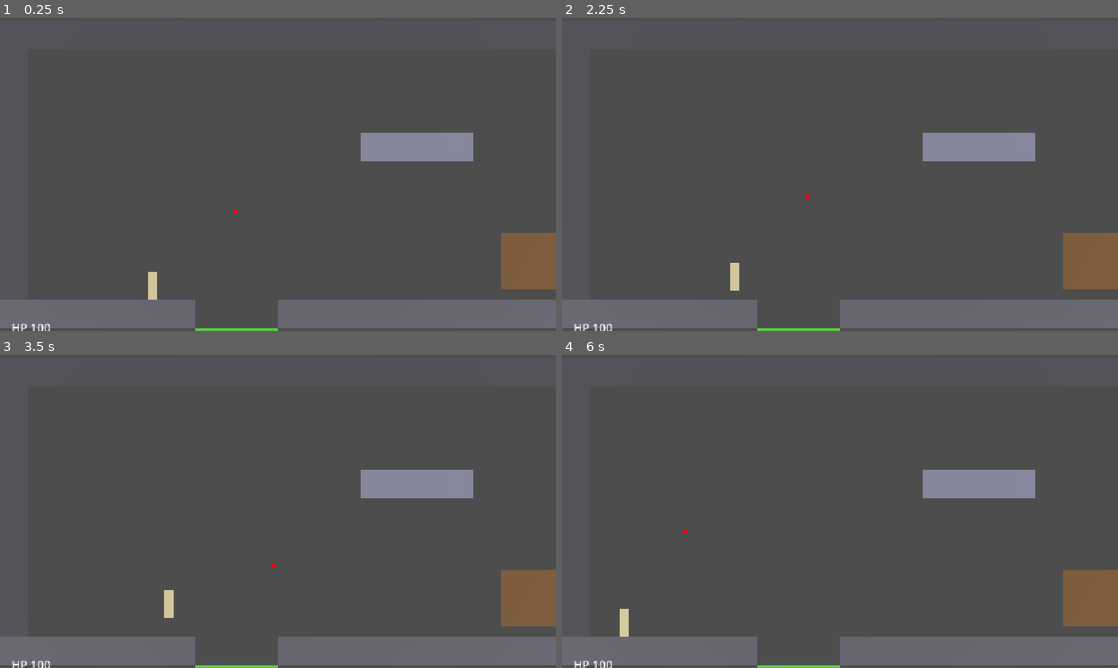
Above: before the commit, frames 1-4 (two rows, left to right).
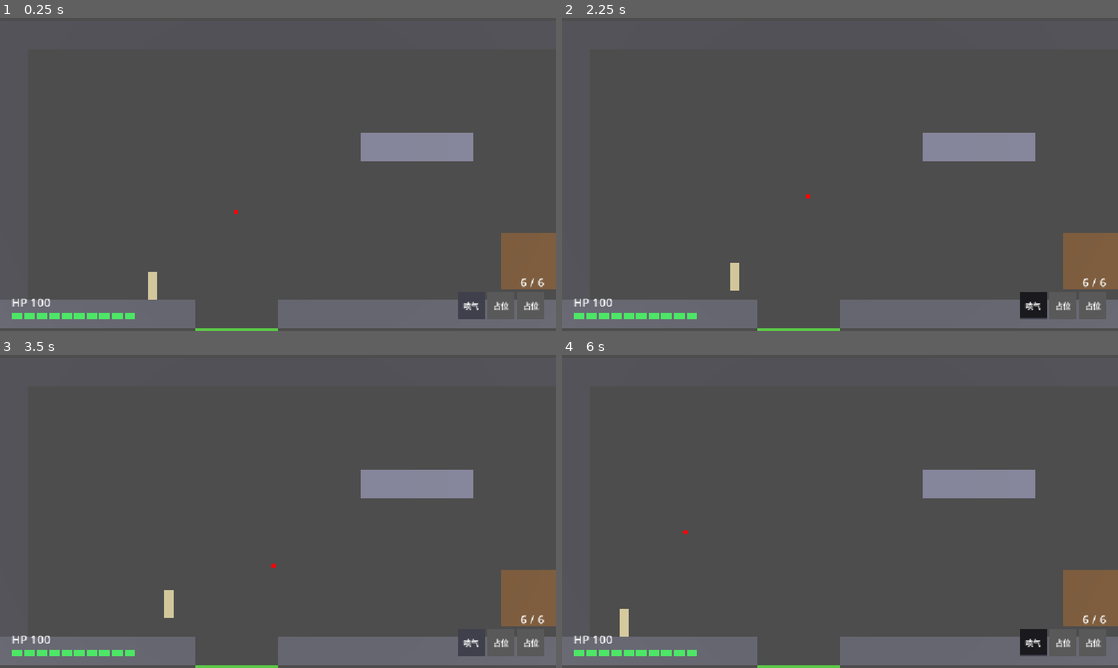
Above: after the commit, the same moments.

Repository: redleaf05812/yx01-prototype
Game: Godot game, scene res://scenes/room_01.tscn
Same seed, same stepped clock (60 frames per second), same inputs: the game is played once before the commit and once after it.
Inputs (mouse positions are in pixels of both pictures, inside the frame that each line leads up to):
- Up to frame 1 (0.25 s): no input
- Up to frame 2 (2.25 s): tap Enter at 0.5 s; move the mouse to (962, 158) at 0.52 s; hold D (move_right) 0.53-1.28 s; hold C (crouch) 0.53-1.28 s; tap Space (jump) at 0.77, 1.52 s; move the mouse to (728, 190) at 1.27 s; hold A (move_left) 1.28-2.03 s; tap T (grapple) at 1.35 s; move the mouse to (895, 105) at 2.02 s; hold D (move_right) from 2.03 s (still down); tap Ctrl (jet) at 2.1 s
- Up to frame 3 (3.5 s): keep holding D (move_right); move the mouse to (250, 574) at 2.77 s; tap Z (prone) at 2.85 s; tap Space (jump) at 3.02 s
- Up to frame 4 (6 s): move the mouse to (1006, 558) at 3.52 s; release D (move_right) at 3.53 s; hold Shift (run) 3.53-4.28 s; hold A (move_left) 3.53-5.78 s; tap Space (jump) at 3.77, 4.52 s; move the mouse to (673, 464) at 4.27 s; tap C (crouch) at 4.35 s; move the mouse to (867, 511) at 5.02 s; tap T (grapple) at 5.1 s; move the mouse to (756, 433) at 5.77 s; hold D (move_right) from 5.78 s (still down); tap Ctrl (jet) at 5.85 s

The runs differ from the first frame. In frame 1, 1.5% of the frame differs, in the area x 2-98%, y 83-100%; in frame 2, 1.6%; in frame 3, 1.5%; in frame 4, 1.6%.

Commit message:
HUD: grow boxes upward from bottom edge so battery/slots stay on screen

Diff:
--- a/scripts/hud.gd
+++ b/scripts/hud.gd
@@ -24,6 +24,7 @@
 	# 左下：血量数字 + 电量 10 格
 	var left := VBoxContainer.new()
 	left.set_anchors_and_offsets_preset(Control.PRESET_BOTTOM_LEFT, Control.PRESET_MODE_MINSIZE, 24)
+	left.grow_vertical = Control.GROW_DIRECTION_BEGIN  # 从底边向上长，不会跑出屏幕
 	root.add_child(left)
 	_hp_label = Label.new()
 	_hp_label.add_theme_font_size_override("font_size", 24)
@@ -40,6 +41,8 @@
 	# 右下：弹匣 + 三个技能格
 	var right := VBoxContainer.new()
 	right.set_anchors_and_offsets_preset(Control.PRESET_BOTTOM_RIGHT, Control.PRESET_MODE_MINSIZE, 24)
+	right.grow_vertical = Control.GROW_DIRECTION_BEGIN
+	right.grow_horizontal = Control.GROW_DIRECTION_BEGIN
 	root.add_child(right)
 	_ammo_label = Label.new()
 	_ammo_label.add_theme_font_size_override("font_size", 24)
